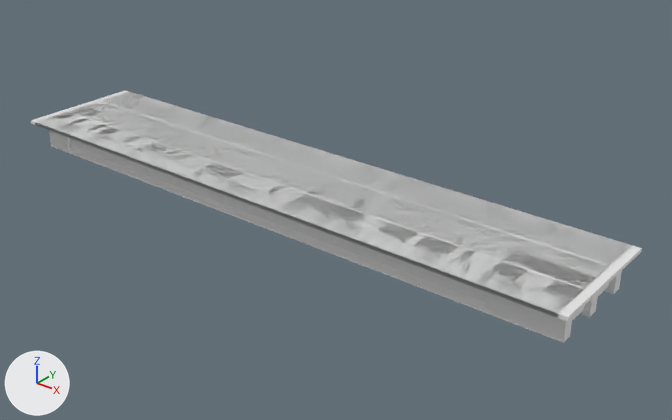
The OBJ model IFC/PSC/Darbhanga/Sup_Str/D_40_2L_NF_P/model.obj, before and after one commit.
Camera for both pictures: a 50 mm camera at (54.8, -35.7, 22.9) aimed at (22.6, 4.5, -2.0). The lights are fixed; the arrows at lower left show +X, +Y and +Z. The older version comes first. Where no turn or scale is listed for an object, it has been applied to the vertices. Vertices at exactly the same position are counted once.

Objects in the first picture: 'model'.
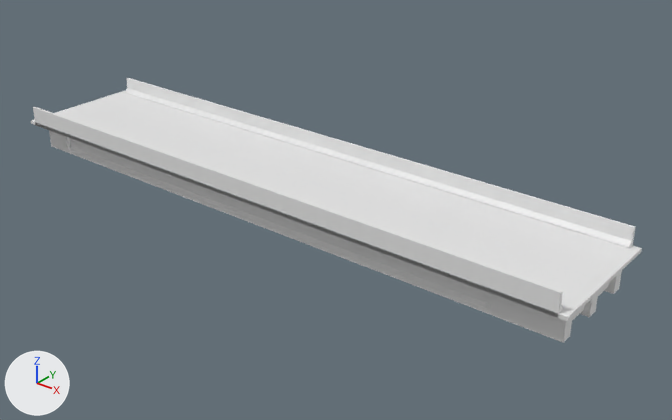
Edits to the scene script, one JSON object a line:
```json
{"block": "me_model", "where": "# used by ob_model"}
{"op": "remove", "block": "me_model", "code": "me_model.from_pydata(...)  # 6028 vertices, 17586 faces; spans x -0.5..40.5, y -0.9..7.6, z -2.1..0.0"}
{"op": "add", "block": "me_model", "code": "me_model.from_pydata(...)  # 6056 vertices, 17630 faces; spans x -0.5..40.5, y -0.9..7.6, z -2.1..1.1"}
{"block": "me_model", "change": "me_model part 1"}
{"block": "me_model", "change": "16 vertices are added at x 0.0..40.0, y -0.9..7.6, z 0.0..1.1"}
{"block": "me_model", "change": "12 new vertices lie (40.0, 0.0, 0.0) away from vertices in x 0.0, y -0.7..7.4, z 0.0..1.1"}
{"block": "me_model", "change": "44 new faces join them"}
```

Changed parts and their boxes [x1, y1, x2, y2] in the pictures (672 x 420 px):
```json
{"object": "model", "change": "reshaped", "before": [31, 90, 642, 343], "after": [31, 78, 642, 343]}
{"part": 1, "of": "me_model", "change": "added", "after": [33, 78, 635, 313]}
```
